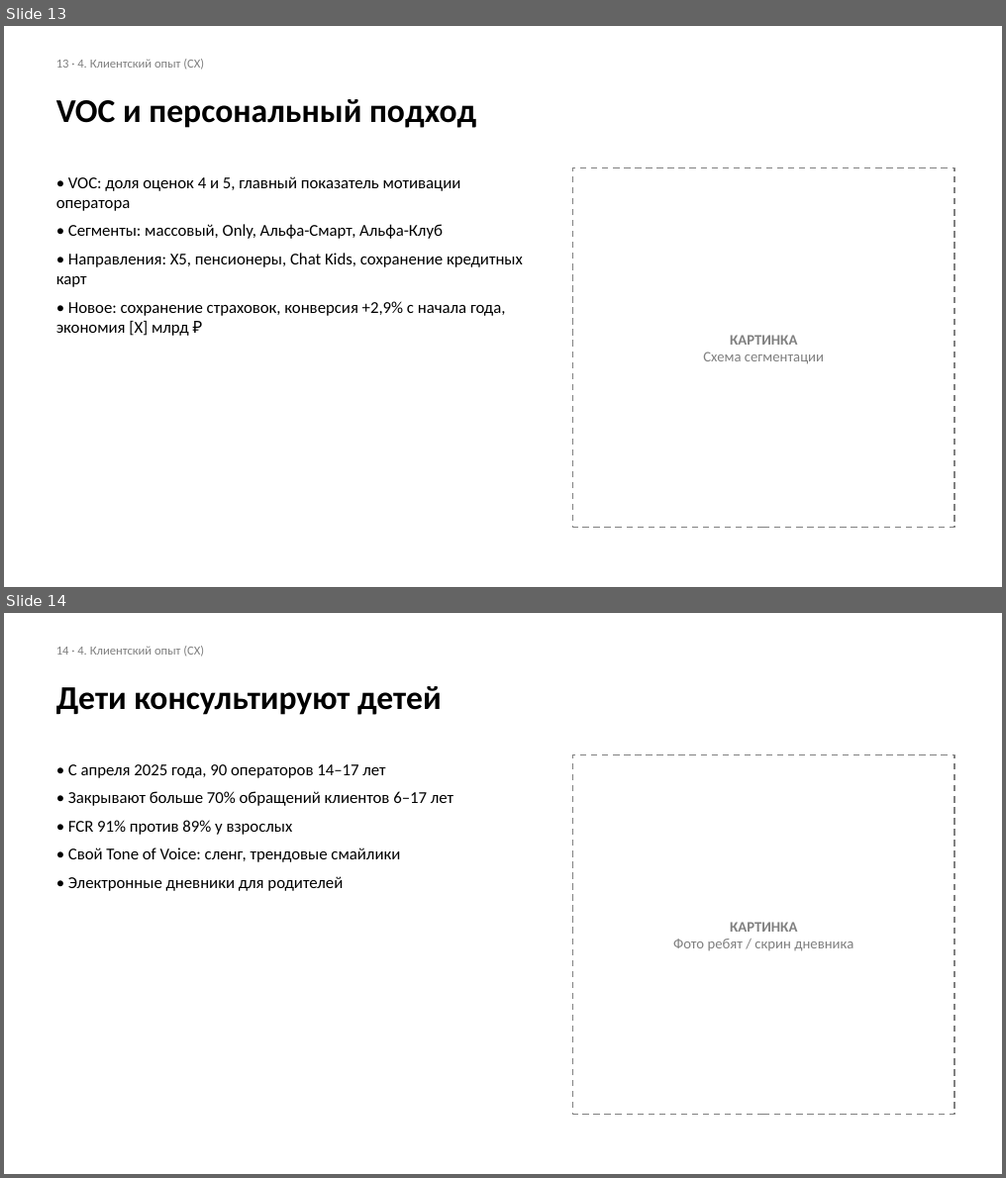
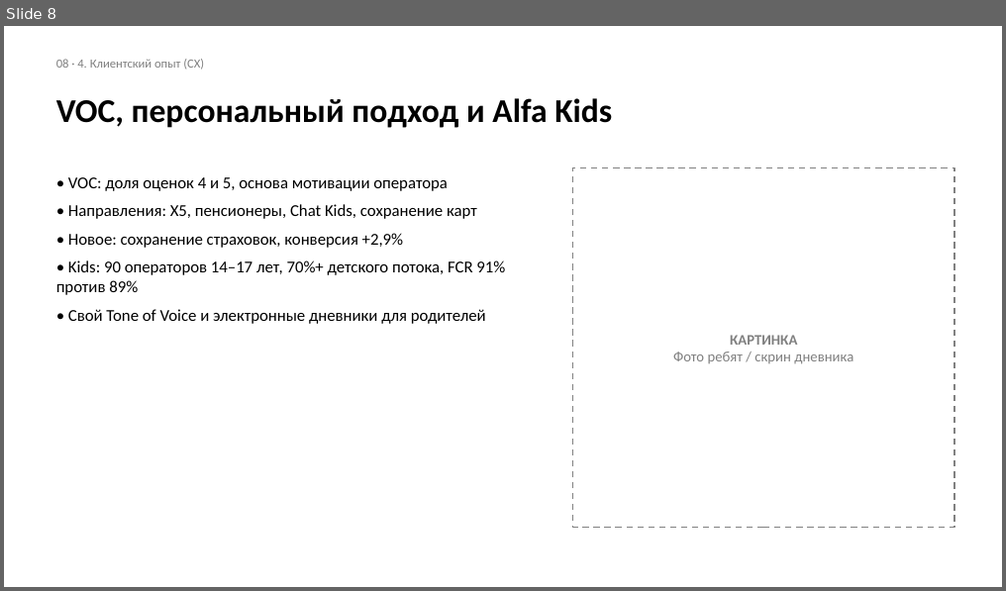
Before and after one commit to sdsds113/aboba, a slide deck: Шаблон_презентации_ХГ_2026.pptx. Shown one above the other, each under a label of ours: slides 13 and 14 before the commit, slide 8 after it. The pictures are 1006x1178 and 1006x591 pixels, drawn with LibreOffice and Linux fonts; fonts in the diff are those of the drawing. Boxes give left, top, right and bottom in pixels: in the first picture for what was removed or moved away, otherwise in the second. Text is boxed around its words. In the diff, an @@ line names an element or a change of style, - is before the commit and + after.

```diff
--- a/Шаблон_презентации_ХГ_2026.pptx
+++ b/Шаблон_презентации_ХГ_2026.pptx
@@ slide 14 removed at <box>4,613,1002,1174</box>, background #FFFFFF @@
@@ text removed at <box>56,646,204,657</box> @@
-14 · 4. Клиентский опыт (CX)
@@ text removed at <box>56,686,442,715</box> @@
-Дети консультируют детей
@@ rectangle removed at <box>573,756,954,1115</box> @@
-КАРТИНКА
-Фото ребят / скрин дневника
@@ text removed at <box>68,764,453,891</box> @@
-• С апреля 2025 года, 90 операторов 14–17 лет
-• Закрывают больше 70% обращений клиентов 6–17 лет
-• FCR 91% против 89% у взрослых
-• Свой Tone of Voice: сленг, трендовые смайлики
-• Электронные дневники для родителей
@@ what was slide 13 is now slide 8 @@
@@ slide 8 changed as well @@
@@ text at <box>56,59,204,70</box>: text changed @@
-13 · 4. Клиентский опыт (CX)
+08 · 4. Клиентский опыт (CX)
@@ text at <box>56,98,612,128</box>: text changed @@
-VOC и персональный подход
+VOC, персональный подход и Alfa Kids
@@ text at <box>56,177,505,324</box>: text changed @@
-• VOC: доля оценок 4 и 5, главный показатель мотивации оператора
-• Сегменты: массовый, Only, Альфа-Смарт, Альфа-Клуб
-• Направления: X5, пенсионеры, Chat Kids, сохранение кредитных карт
-• Новое: сохранение страховок, конверсия +2,9% с начала года, экономия [X] млрд ₽
+• VOC: доля оценок 4 и 5, основа мотивации оператора
+• Направления: X5, пенсионеры, Chat Kids, сохранение карт
+• Новое: сохранение страховок, конверсия +2,9%
+• Kids: 90 операторов 14–17 лет, 70%+ детского потока, FCR 91% против 89%
+• Свой Tone of Voice и электронные дневники для родителей
@@ text in rectangle at <box>673,352,853,365</box>: text changed @@
-Схема сегментации
+Фото ребят / скрин дневника
```
Also in this commit, not shown: 11 other slides changed, 13 other slides removed.
